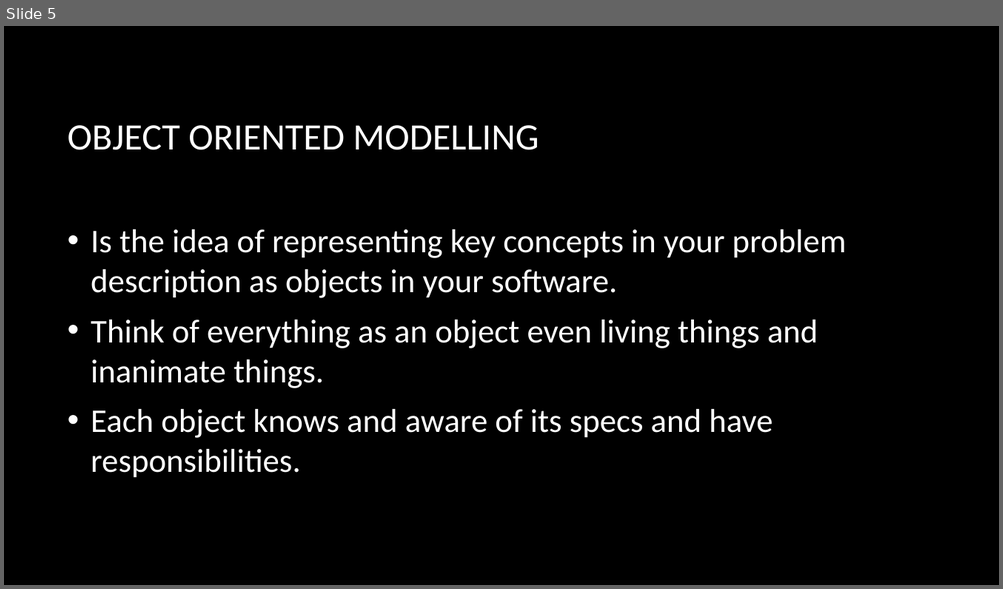
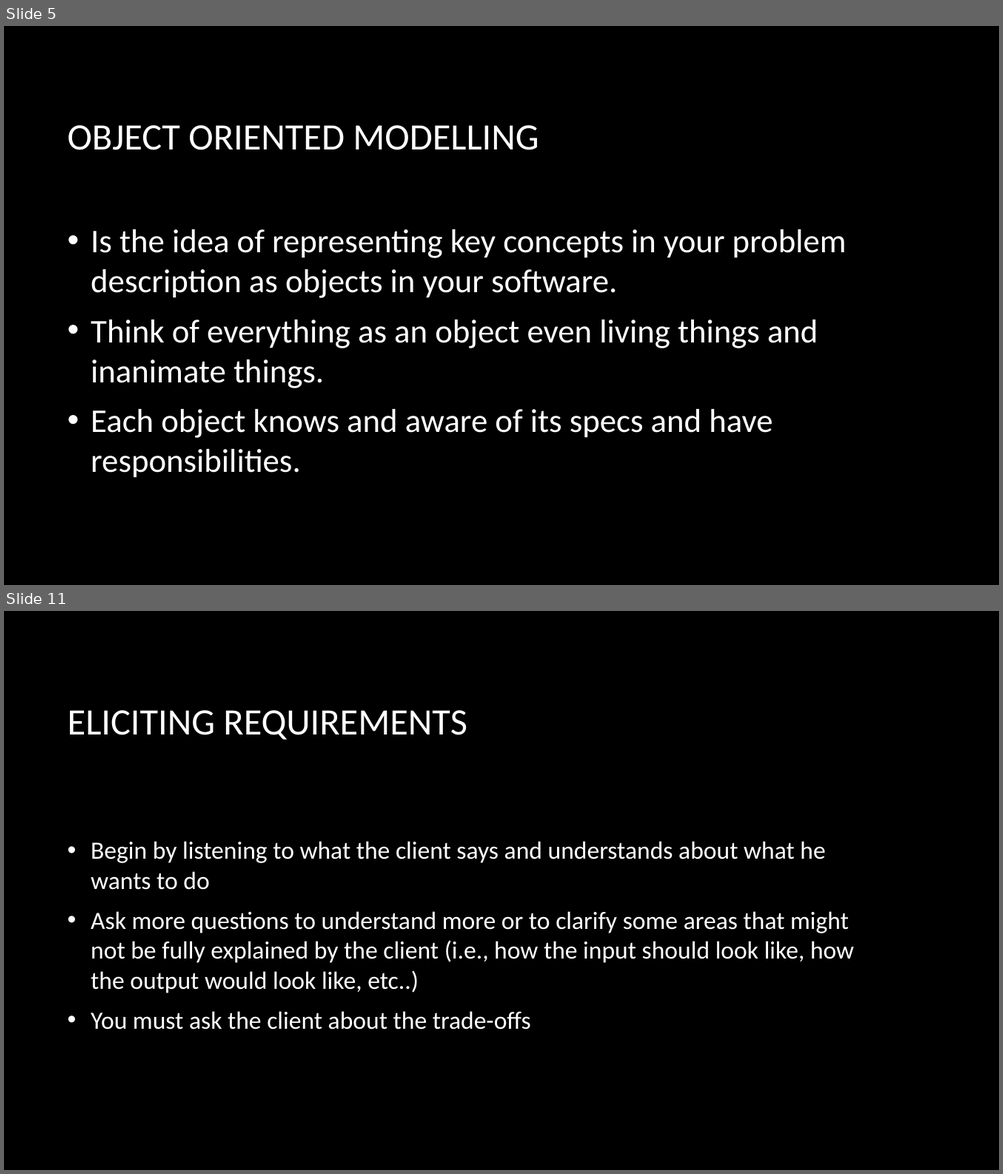
Before and after one commit to ahmedmagdy492/My-Hacking-Tutorails, a slide deck: Study/Object Oriented Design/Week 1 Objectives.pptx. Shown one above the other, each under a label of ours: slide 5 before the commit, slides 5 and 11 after it; the slides between them are not shown. The pictures are 1003x589 and 1003x1174 pixels, drawn with LibreOffice and Linux fonts; fonts in the diff are those of the drawing; background and template pictures are left out. Boxes give left, top, right and bottom in pixels: in the first picture for what was removed or moved away, otherwise in the second. Text is boxed around its words. In the diff, an @@ line names an element or a change of style, - is before the commit and + after.

```diff
--- a/Study/Object Oriented Design/Week 1 Objectives.pptx
+++ b/Study/Object Oriented Design/Week 1 Objectives.pptx
@@ slide 11 added at [4, 611, 999, 1170], background picture (left out) @@
@@ title added at [68, 710, 466, 740], 36 pt, text #FFFFFF @@
+ELICITING REQUIREMENTS
@@ text added at [91, 841, 854, 1030], 24 pt, text #FFFFFF @@
+• Begin by listening to what the client says and understands about what he wants to do
+• Ask more questions to understand more or to clarify some areas that might not be fully explained by the client (i.e., how the input should look like, how the output would look like, etc..)
+• You must ask the client about the trade-offs
```
Also in this commit, not shown: 8 other slides added, 11 other files.
